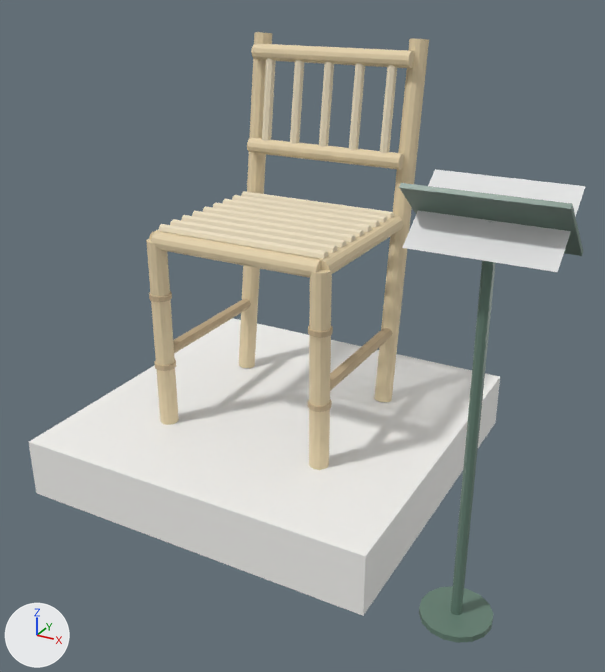
One commit to the glTF model silla.glb: the scene before it, then after it.
Camera for both pictures: a 50 mm lens placed at (0.929, -1.584, 1.161), pointed at (0.099, -0.075, 0.406). Every picture has the same lights, and +X, +Y and +Z are marked at lower left. The first picture is the older version. Where no turn or scale is listed for an object, it has been applied to the vertices. Vertices at exactly the same position are counted once.

Objects in the first picture: 'bambu', 'cartela', 'fibra', 'metal', 'oscuro', 'tarima'.
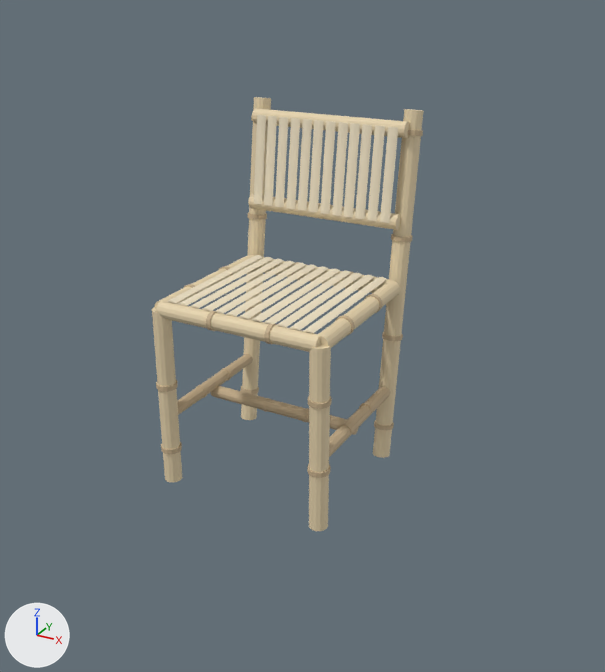
Patch to the scene script:
```diff
--- a/silla.glb.py
+++ b/silla.glb.py
@@ me_bambu @@
-me_bambu.from_pydata(...)  # 246 vertices, 480 faces; spans x -0.225..0.225, y -0.21..0.299, z 0.162..1.018
-me_bambu.materials.append(mat_mat_bambu)  # beige #e5d2ac
+me_bambu.from_pydata(...)  # 360 vertices, 680 faces; spans x -0.225..0.225, y -0.209..0.288, z 0.0..0.865
+# me_bambu part 1: a new loose piece, a 14-sided cylinder along x spanning x -0.203..0.203, y 0.189..0.226, z 0.594..0.631, in mat_mat_estructura (beige #e6d4ad)
+# me_bambu part 2: a new loose piece, a 14-sided cylinder along x spanning x -0.203..0.203, y 0.215..0.252, z 0.804..0.841, in mat_mat_estructura (beige #e6d4ad)
+# me_bambu part 3: a new loose piece, a 10-sided cylinder along y spanning x -0.219..-0.187, y -0.188..0.188, z 0.168..0.197, in mat_mat_nudos (beige #c8b28e)
+# me_bambu part 4: a new loose piece, a 10-sided cylinder along y spanning x 0.187..0.219, y -0.188..0.188, z 0.168..0.197, in mat_mat_nudos (beige #c8b28e)
+# me_bambu part 5: a new loose piece, a 10-sided cylinder along x spanning x -0.203..0.203, y -0.015..0.015, z 0.145..0.176, in mat_mat_nudos (beige #c8b28e)
+# me_bambu part 6: the loose piece of 142 vertices spanning x -0.225..0.225, y -0.21..0.208, z 0.165..0.635 is rebuilt with 174 vertices and now spans x -0.225..0.225, y -0.209..0.207, z 0.003..0.472, in mat_mat_estructura (beige #e6d4ad)
+# me_bambu part 7: the loose piece of 26 vertices spanning x 0.181..0.225, y 0.136..0.299, z 0.162..1.018 is rebuilt with 30 vertices and now spans x 0.181..0.225, y 0.14..0.288, z 0.0..0.865, in mat_mat_estructura (beige #e6d4ad)
+# me_bambu part 8: the loose piece of 26 vertices spanning x -0.225..-0.181, y 0.136..0.299, z 0.162..1.018 is rebuilt with 30 vertices and now spans x -0.225..-0.181, y 0.14..0.288, z 0.0..0.865, in mat_mat_estructura (beige #e6d4ad)
+# me_bambu part 9: the loose piece of 26 vertices spanning x -0.203..0.203, y 0.189..0.226, z 0.736..0.774 is deleted
+# me_bambu part 10: the loose piece of 26 vertices spanning x -0.203..0.203, y 0.22..0.257, z 0.956..0.994 is deleted
+me_bambu.materials.append(mat_mat_estructura)  # beige #e6d4ad
+me_bambu.materials.append(mat_mat_nudos)  # beige #c8b28e
@@ ob_oscuro @@
-ob_oscuro = bpy.data.objects.new('oscuro', me_oscuro)
@@ ob_fibra @@
-ob_fibra = bpy.data.objects.new('fibra', me_fibra)
@@ ob_tarima @@
-ob_tarima = bpy.data.objects.new('tarima', me_tarima)
@@ ob_metal @@
-ob_metal = bpy.data.objects.new('metal', me_metal)
@@ ob_cartela @@
-ob_cartela = bpy.data.objects.new('cartela', me_cartela)
@@ ob_nudos @@
+ob_nudos = bpy.data.objects.new('nudos', me_nudos)  # 780 vertices, 1456 faces; spans x -0.229..0.228, y -0.213..0.286, z 0.076..0.822; in mat_mat_nudos (beige #c8b28e)
+ob_nudos.location = (0.0, 0.0, 0.0)
@@ ob_esterilla @@
+ob_esterilla = bpy.data.objects.new('esterilla', me_cylinder)  # 336 vertices, 576 faces; spans x -0.6..15.9, y -15.6..0.8, z -1.0..2.7; in mat_mat_esterilla (beige #eee1c5)
+ob_esterilla.parent = ob_world
+ob_esterilla.location = (-0.175, 0.201, 0.722)
+ob_esterilla.rotation_euler = (0.122, 0.0, 3.142)  # degrees (7, 0, 180)
+ob_esterilla.scale = (-0.0228, -0.0228, -0.109)
```

What differs and where, as boxes [x1, y1, x2, y2] in the pictures (605 x 672 px):
'tarima', deleted: before [29, 318, 500, 616]
'bambu', reshaped: before [146, 32, 429, 470]; after [152, 97, 424, 531]
'esterilla', added (beige): after [167, 115, 398, 333]
'fibra', deleted (beige): before [159, 58, 397, 259]
'metal', deleted: before [399, 183, 583, 643]
'cartela', deleted: before [402, 169, 585, 272]
'oscuro', deleted: before [149, 291, 393, 412]
'nudos', added: after [156, 115, 423, 478]
part 1 of me_bambu, added (beige): after [248, 194, 401, 230]
part 2 of me_bambu, added (beige): after [252, 108, 409, 138]
part 3 of me_bambu, added (beige): after [177, 354, 253, 415]
part 4 of me_bambu, added (beige): after [329, 386, 391, 457]
part 5 of me_bambu, added (beige): after [211, 386, 359, 435]
part 6 of me_bambu, rebuilt (8% taller): before [146, 215, 403, 470]; after [152, 255, 400, 531]
part 7 of me_bambu, rebuilt (7% narrower): before [374, 38, 429, 402]; after [373, 109, 424, 458]
part 8 of me_bambu, rebuilt (9% narrower): before [239, 32, 272, 368]; after [241, 97, 271, 420]
part 9 of me_bambu, deleted (beige): before [247, 138, 404, 170]
part 10 of me_bambu, deleted (beige): before [251, 43, 414, 68]
